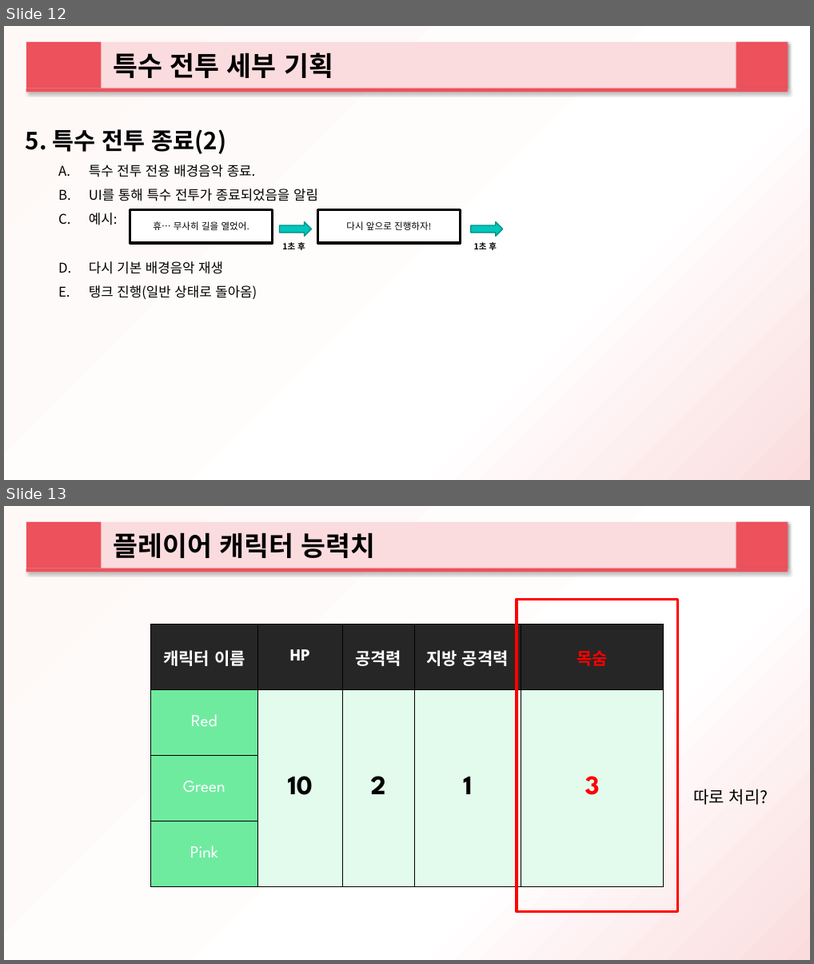
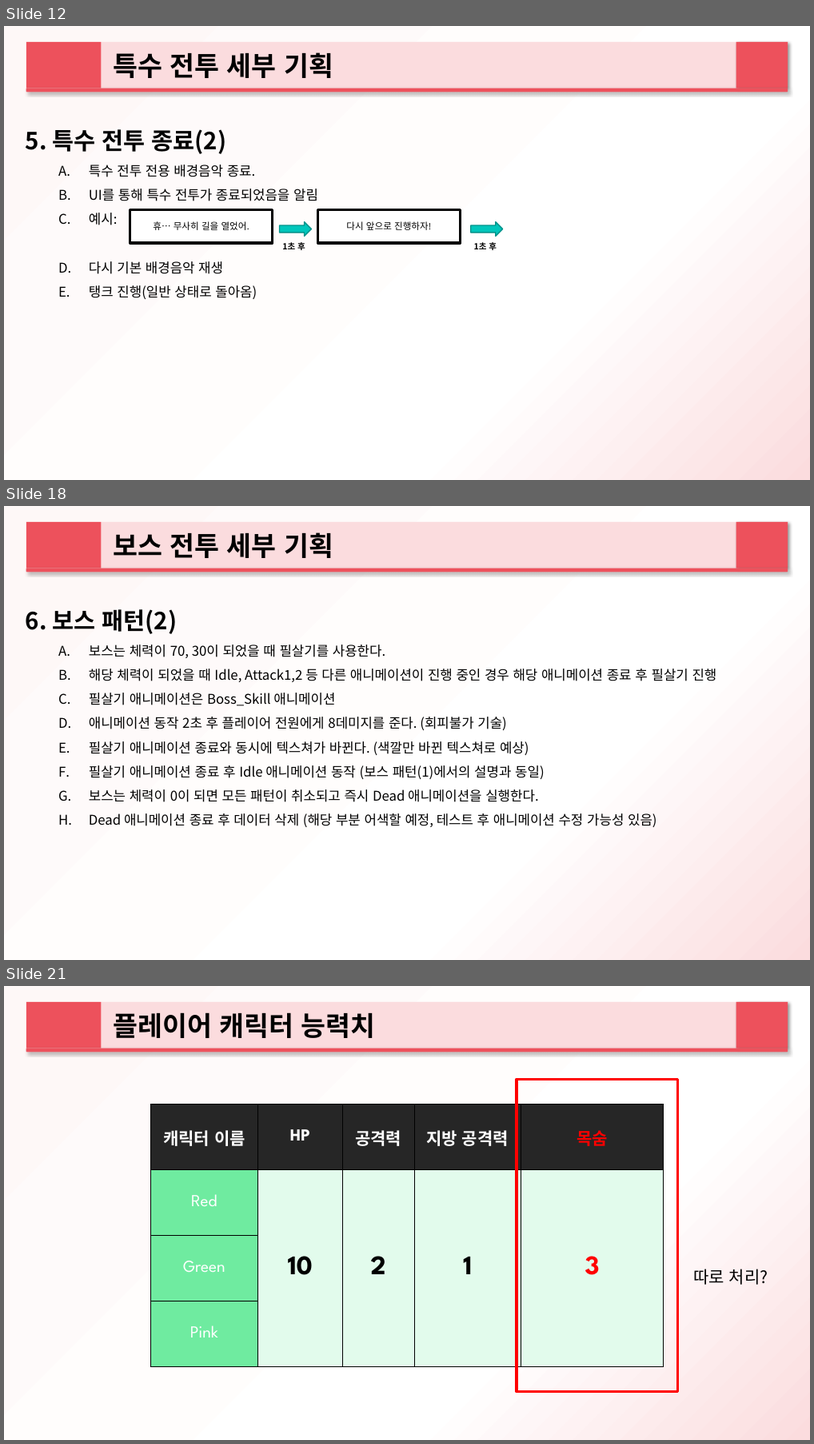
Before and after one commit to 2015184012Bang/KPU_TeamProject, a slide deck: ProjectPlan/팀원들 공유용/하트비트 추가 기획서_설정.pptx. Shown one above the other, each under a label of ours: slides 12 and 13 before the commit, slides 12, 18 and 21 after it; the slides between them are not shown. The pictures are 814x964 and 814x1444 pixels, drawn with LibreOffice and Linux fonts; fonts in the diff are those of the drawing. Boxes give left, top, right and bottom in pixels: in the first picture for what was removed or moved away, otherwise in the second. Text is boxed around its words. In the diff, an @@ line names an element or a change of style, - is before the commit and + after.

Commit message:
Add files via upload
보스 세부 기획 추가

```diff
--- a/ProjectPlan/팀원들 공유용/하트비트 추가 기획서_설정.pptx
+++ b/ProjectPlan/팀원들 공유용/하트비트 추가 기획서_설정.pptx
@@ slide 18 added at [4, 506, 810, 960], background gradient #FEF8F7 to #FFFFFF to #FBDCDE @@
@@ rectangle added at [26, 522, 102, 568], fill #ED515C @@
@@ rectangle added at [102, 522, 789, 568], fill #FBDCDE, 32 pt, text #000000, bold @@
+보스 전투 세부 기획
@@ rectangle added at [737, 522, 788, 568], fill #ED515C @@
@@ rounded rectangle added at [26, 568, 789, 572], fill #ED515C @@
@@ text added at [26, 609, 178, 634], 28 pt, text #000000, bold @@
+6. 보스 패턴(2)
@@ text added at [89, 644, 718, 827], 16 pt, text #000000 @@
+A. 보스는 체력이 70, 30이 되었을 때 필살기를 사용한다.
+B. 해당 체력이 되었을 때 Idle, Attack1,2 등 다른 애니메이션이 진행 중인 경우 해당 애니메이션 종료 후 필살기 진행
+C. 필살기 애니메이션은 Boss_Skill 애니메이션
+D. 애니메이션 동작 2초 후 플레이어 전원에게 8데미지를 준다. (회피불가 기술)
+E. 필살기 애니메이션 종료와 동시에 텍스쳐가 바뀐다. (색깔만 바뀐 텍스쳐로 예상)
+F. 필살기 애니메이션 종료 후 Idle 애니메이션 동작 (보스 패턴(1)에서의 설명과 동일)
+G. 보스는 체력이 0이 되면 모든 패턴이 취소되고 즉시 Dead 애니메이션을 실행한다.
+H. Dead 애니메이션 종료 후 데이터 삭제 (해당 부분 어색할 예정, 테스트 후 애니메이션 수정 가능성 있음)
@@ what was slide 13 is now slide 21 @@
```
Also in this commit, not shown: 4 slides changed, 7 other slides added.
